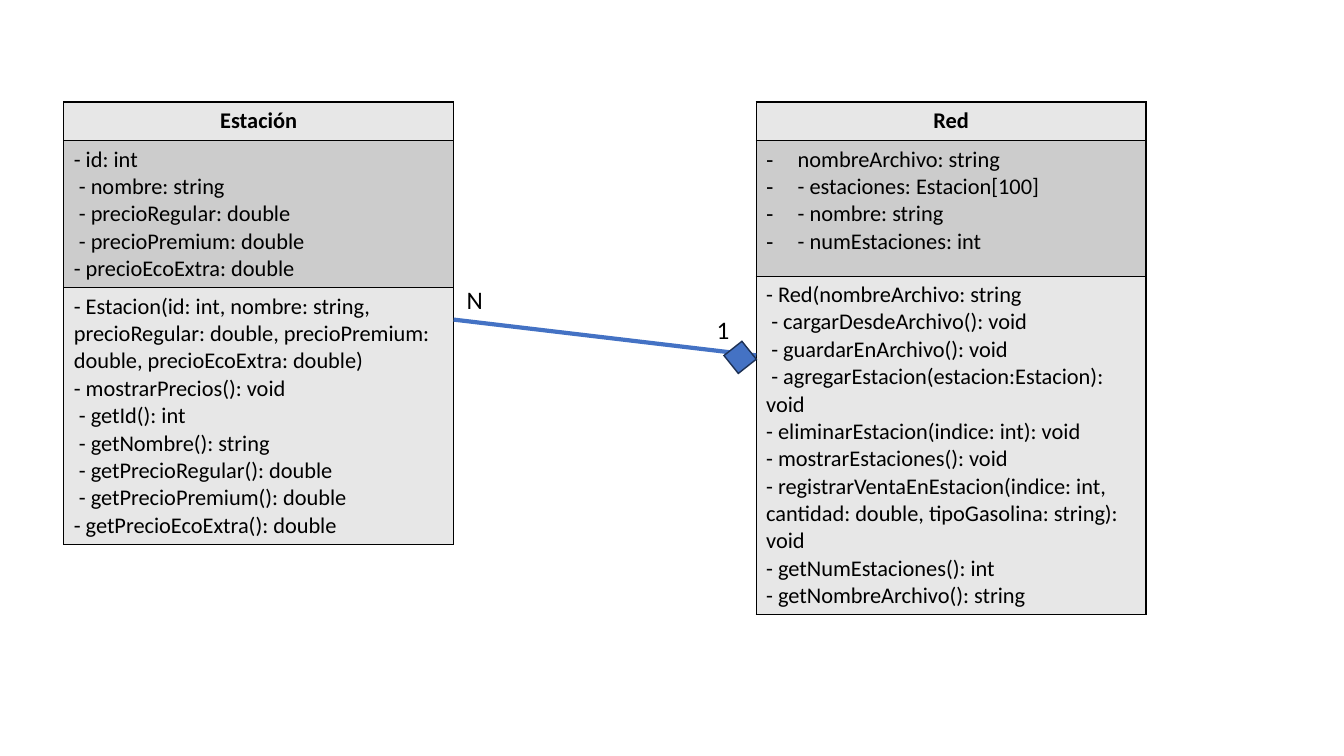
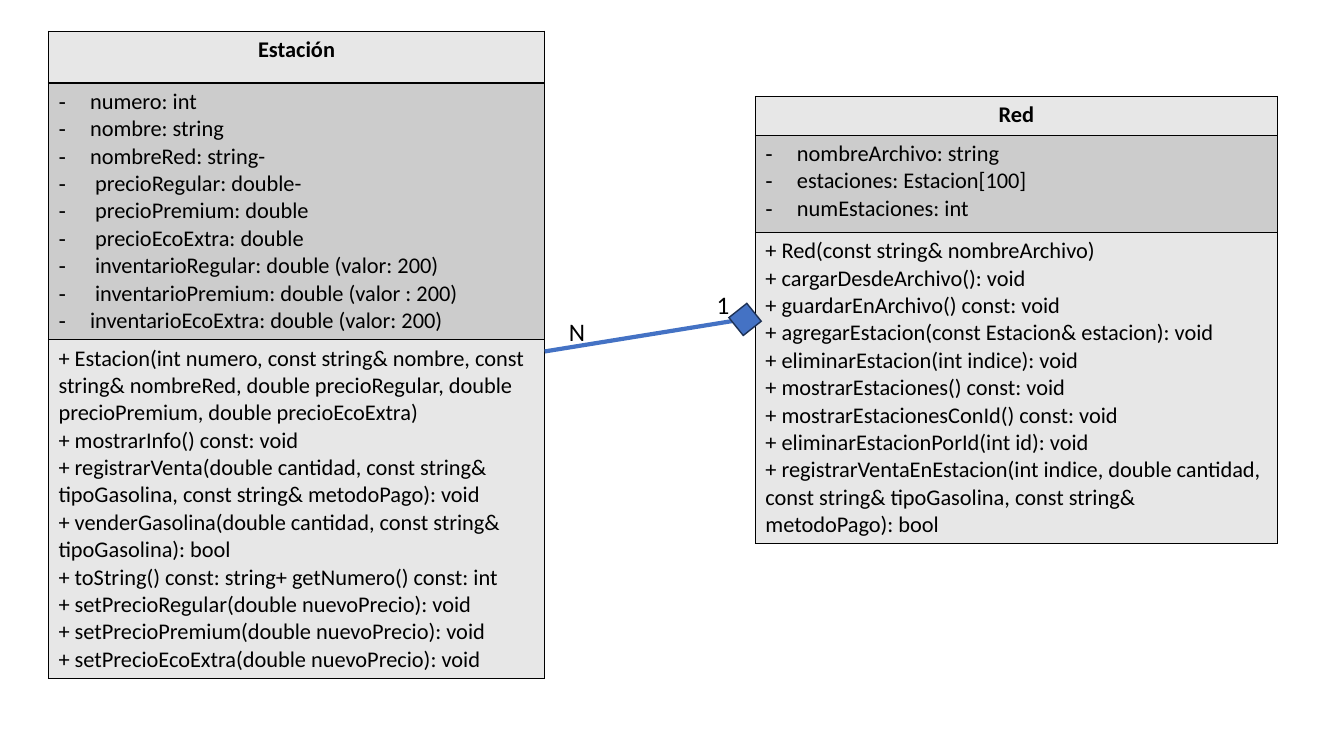
Before and after one commit to Andrsito-bit/Desafio_2, a slide deck: slide 1 of UML.pptx. Drawn at 1344x756 pixels with LibreOffice and Linux fonts; fonts in the diff are those of the drawing. Boxes give left, top, right and bottom in pixels: in the first picture for what was removed or moved away, otherwise in the second. Text is boxed around its words. In the diff, an @@ line names an element or a change of style, - is before the commit and + after.

Commit message:
#5 Commit -Mejora y Adición del registro de ventas
Se añadió la opción de mostrar las facturas de todas las estaciones

```diff
--- a/UML.pptx
+++ b/UML.pptx
@@ table at bbox=[48, 31, 544, 674] @@
-row 2, column 1: - id: int / - nombre: string / - precioRegular: double / - precioPremium: double / - precioEcoExtra: double
+row 2, column 1: numero: int / nombre: string / nombreRed: string- / precioRegular: double- / precioPremium: double / precioEcoExtra: double / inventarioRegular: double (valor: 200) / inventarioPremium: double (valor : 200) / inventarioEcoExtra: double (valor: 200)
-row 3, column 1: - Estacion(id: int, nombre: string, precioRegular: double, precioPremium: double, precioEcoExtra: double) / - mostrarPrecios(): void / - getId(): int / - getNombre(): string / - getPrecioRegular(): double / - getPrecioPremium(): double / - getPrecioEcoExtra(): double
+row 3, column 1: + Estacion(int numero, const string& nombre, const string& nombreRed, double precioRegular, double precioPremium, double precioEcoExtra) / + mostrarInfo() const: void / + registrarVenta(double cantidad, const string& tipoGasolina, const string& metodoPago): void / + venderGasolina(double cantidad, const string& tipoGasolina): bool / + toString() const: string+ getNumero() const: int / + setPrecioRegular(double nuevoPrecio): void / + setPrecioPremium(double nuevoPrecio): void / + setPrecioEcoExtra(double nuevoPrecio): void
@@ table: place and size @@
-table at bbox=[64, 102, 454, 541]
+table at bbox=[48, 31, 544, 674]
@@ table at bbox=[755, 97, 1277, 540] @@
-row 2, column 1: nombreArchivo: string / - estaciones: Estacion[100] / - nombre: string / - numEstaciones: int
+row 2, column 1: nombreArchivo: string / estaciones: Estacion[100] / numEstaciones: int
-row 3, column 1: - Red(nombreArchivo: string / - cargarDesdeArchivo(): void / - guardarEnArchivo(): void / - agregarEstacion(estacion:Estacion): void / - eliminarEstacion(indice: int): void / - mostrarEstaciones(): void / - registrarVentaEnEstacion(indice: int, cantidad: double, tipoGasolina: string): void / - getNumEstaciones(): int / - getNombreArchivo(): string
+row 3, column 1: + Red(const string& nombreArchivo) / + cargarDesdeArchivo(): void / + guardarEnArchivo() const: void / + agregarEstacion(const Estacion& estacion): void / + eliminarEstacion(int indice): void / + mostrarEstaciones() const: void / + mostrarEstacionesConId() const: void / + eliminarEstacionPorId(int id): void / + registrarVentaEnEstacion(int indice, double cantidad, const string& tipoGasolina, const string& metodoPago): bool
@@ table: place and size @@
-table at bbox=[756, 102, 1146, 611]
+table at bbox=[755, 97, 1277, 540]
@@ text "1" rewrapped from bbox=[717, 322, 730, 339] to bbox=[717, 297, 730, 321] @@
@@ line moved from (454, 320) - (756, 356) to (544, 352) - (755, 318) @@
@@ text "N" rewrapped from bbox=[467, 292, 483, 309] to bbox=[569, 324, 585, 348] @@
@@ diamond: place and size @@
-diamond at bbox=[722, 340, 758, 376]
+diamond at bbox=[727, 302, 763, 337]
```
Also in this commit, not shown: 3 other files.
